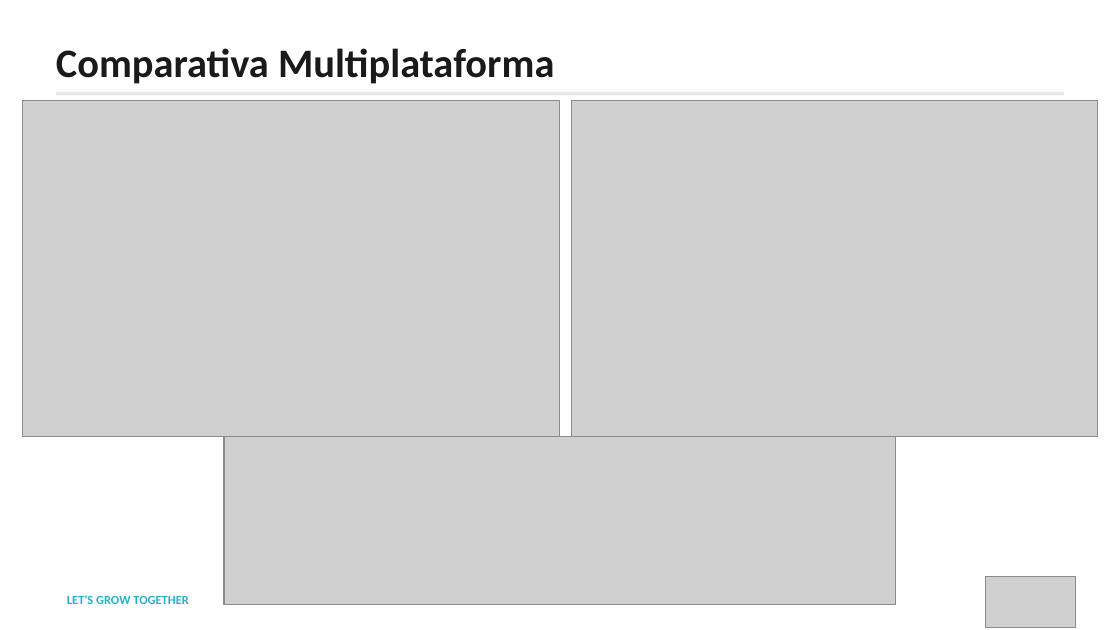
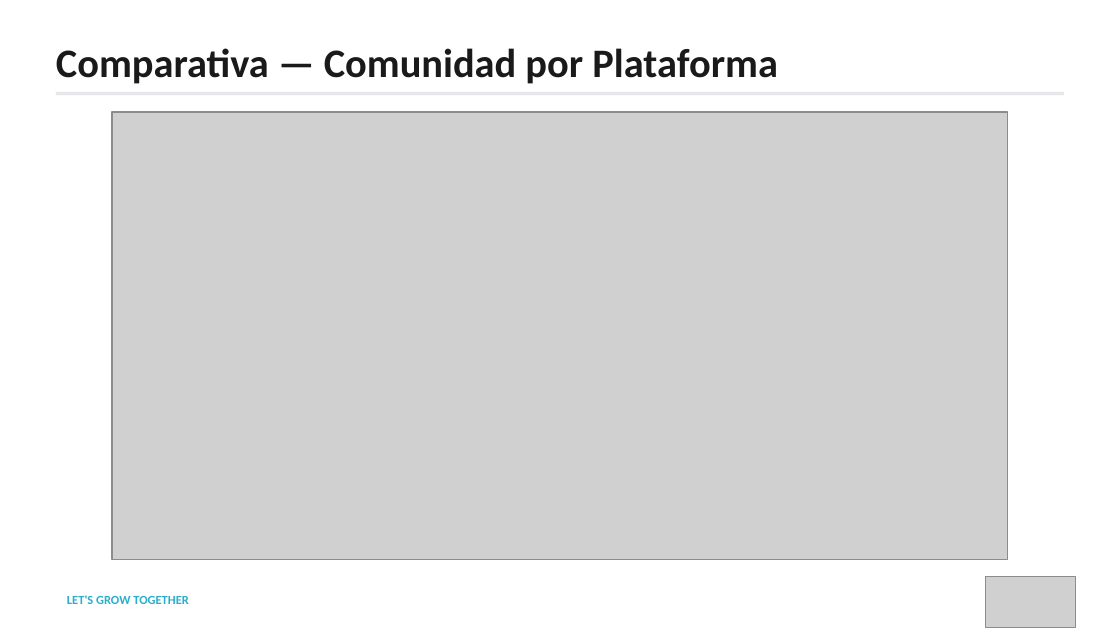
Before and after one commit to paulapozo89-lab/growmkt, a slide deck: slide 9 of public/reportes/laura-aguilar-estrategia-q2-2026.pptx. Drawn at 1120x630 pixels with LibreOffice and Linux fonts; fonts in the diff are those of the drawing; grey boxes stand for pictures. Boxes give left, top, right and bottom in pixels: in the first picture for what was removed or moved away, otherwise in the second. Text is boxed around its words. In the diff, an @@ line names an element or a change of style, - is before the commit and + after.

Commit message:
fix: split comparativa into 3 slides

```diff
--- a/public/reportes/laura-aguilar-estrategia-q2-2026.pptx
+++ b/public/reportes/laura-aguilar-estrategia-q2-2026.pptx
@@ text at <box>56,48,778,84</box>: text changed @@
-Comparativa Multiplataforma
+Comparativa — Comunidad por Plataforma
@@ picture: place and size @@
-picture at <box>22,101,560,437</box>
+picture at <box>112,112,1008,560</box>
@@ picture removed at <box>571,101,1098,437</box> @@
@@ picture removed at <box>224,437,896,605</box> @@
```
Also in this commit, not shown: 2 slides added.
